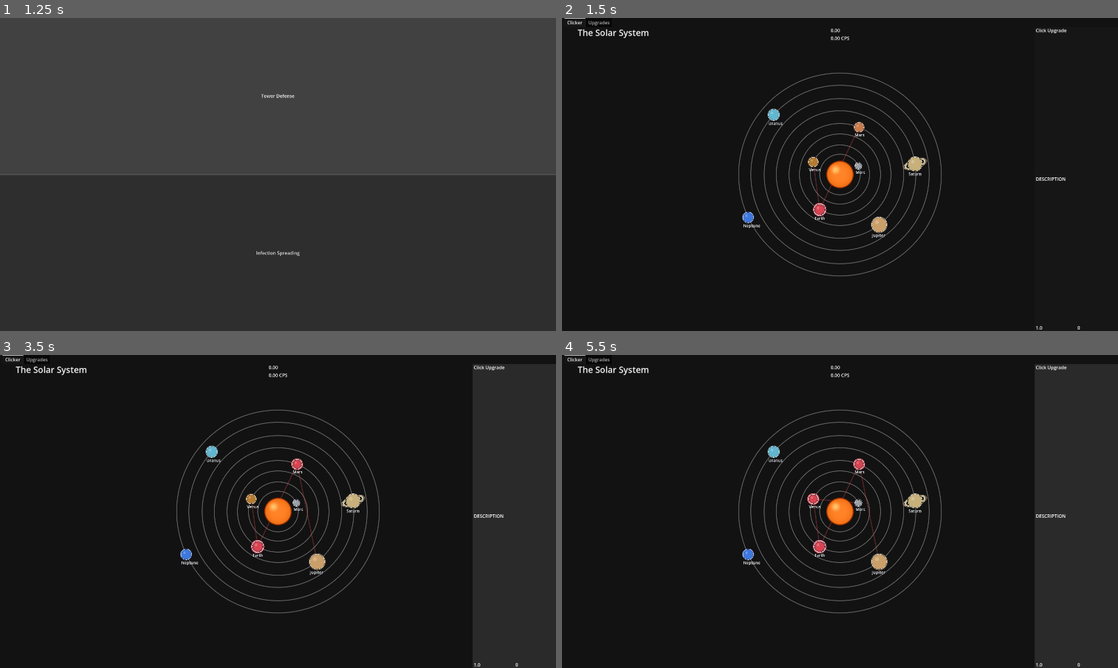
Above: before the commit, frames 1-4 (two rows, left to right).
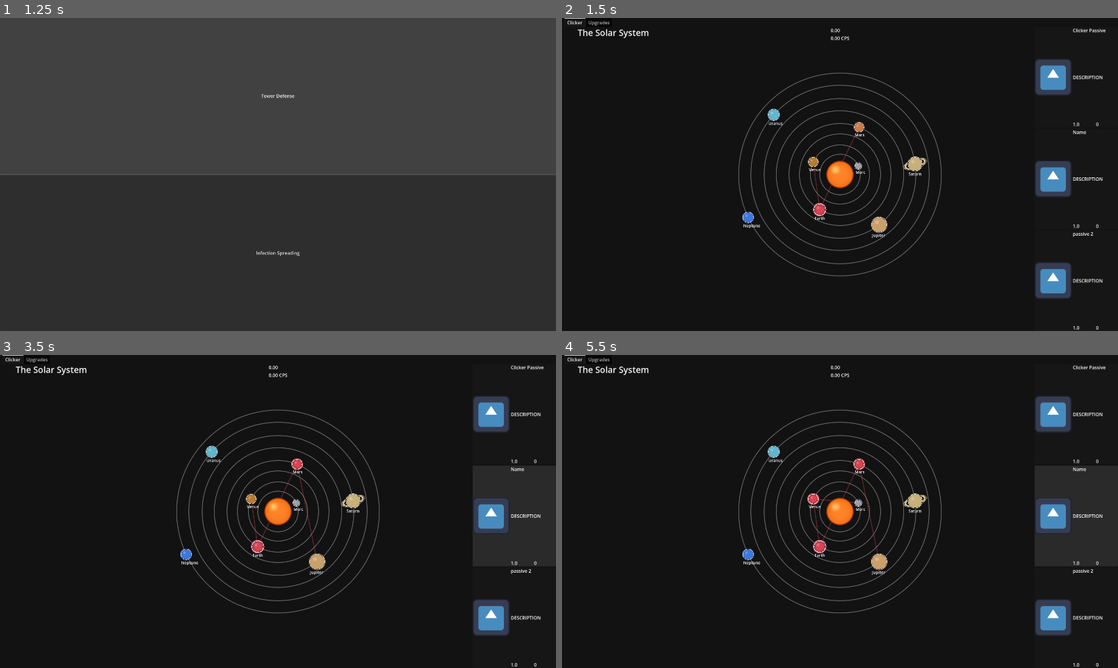
Above: after the commit, the same moments.

Repository: jphulse/591-resource-management
Game: Godot game, scene res://main_menu/main_menu.tscn
The game is run twice, just before and just after one commit, with the same random seed, the same clock (stepped at 60 frames per second) and the same inputs. The project has no main scene, so this scene is started directly. The engine's default icon, where the game draws it, is replaced by a stand-in: a white triangle on a blue panel in a dark square.
Inputs (mouse positions are in pixels of both pictures, inside the frame that each line leads up to; where the layout moved, square brackets give the same spot in the first picture):
- Up to frame 1 (1.25 s): click "Tower Defense" at 0.5 s
- Up to frame 2 (1.5 s): click "Infection Spreading" at 1.25 s
- Up to frame 3 (3.5 s): click (511, 414) [511, 514] at 2 s; click (511, 514) at 2.77 s
- Up to frame 4 (5.5 s): click (1073, 617) at 3.52 s; click (1073, 414) [1073, 514] at 4.25 s; click (1073, 514) at 5.02 s

Frame 1 is identical in both runs. In frame 2, 2.6% of the frame differs, in the area x 85-98%, y 3-100%; in frame 3, 2.4%; in frame 4, 2.4%.

Commit message:
Finished upgrade system for clicker with tree for beta

Diff:
--- a/infection_spreading/clicker/clicker.gd
+++ b/infection_spreading/clicker/clicker.gd
@@ -1,10 +1,12 @@
-extends Panel
+class_name InfectionClicker extends Panel
 
 #region Exported vars
 ## Array of passives, mostly exported for testing
 @export var passives : Array[PlaguePassive] = []
 
 @export var clicker_passive : PlaguePassive
+
+@export var upgrades : ClickerUpgrades = null
 #endregion
 
 #region Local fields
@@ -27,6 +29,8 @@
 var active : bool = false
 ## What the value added to count per click is
 var click_value : float = 1.0
+
+var init_click_value : float = 1.0
 ## Format string for the total label
 var total_label_format : String = "%.02f"
 ## Format string for the score per second label
@@ -84,6 +88,8 @@
 ## Updates the score label to match the total count, done whenever count changes
 func update_score_label() -> void:
 	total_label.text = total_label_format % count
+	if upgrades and upgrades.is_node_ready():
+		upgrades.balance_label.text = total_label.text
 
 ## Updates the score per second label done once a second or when passive_clicks_per_second changes
 func update_score_per_second_label() -> void:
@@ -100,7 +106,8 @@
 #region Helper methods
 
 func _upgrade_click(item : PlaguePassive) -> void:
-	click_value += item.passive_benefit
+	print("UPGRADE", item.passive_benefit, " ",item.count, " ",item.upgrade_mult)
+	click_value = item.get_passive_amount() + init_click_value
 
 func _on_upgrade_pressed(button : ClickerPassiveButton, passive : PlaguePassive) -> void:
 	if count >= passive.cost:
@@ -112,16 +119,33 @@
 			_update_passive_clicks()
 		else:
 			_upgrade_click(passive)
+func tree_upgrade_pressed( passive : PlaguePassive) -> bool:
+	if count >= passive.upgrade_cost:
+		count -= passive.upgrade_cost
+		passive.upgrade()
+		if passive != clicker_passive:
+			_update_passive_clicks()
+		else:
+			init_click_value *= passive.upgrade_mult
+			_upgrade_click(passive)
+
+		return true
+	return false
 
 func _add_button(item: PlaguePassive) -> void:
 	var button : ClickerPassiveButton = upgrade_button_scene.instantiate() as ClickerPassiveButton
+	button.setup(item)
 	upgrade_container.add_child(button)
-	button.setup(item)
+
 	button.pressed.connect(_on_upgrade_pressed.bind(button, item))
 
 func _initialize_buttons() -> void:
+	if upgrades:
+		clicker_passive.bought_first.connect(upgrades._on_passive_bought)
 	_add_button(clicker_passive)
 	for i : PlaguePassive in passives:
+		if upgrades:
+			i.bought_first.connect(upgrades._on_passive_bought)
 		_add_button(i)
 
 
@@ -223,6 +247,7 @@
 
 #region Processing
 func _ready() -> void:
+	init_click_value = click_value
 	_initialize_buttons()
 	_update_passive_clicks()
 	update_score_label()
--- a/infection_spreading/clicker/clicker.tscn
+++ b/infection_spreading/clicker/clicker.tscn
@@ -2,6 +2,7 @@
 
 [ext_resource type="Script" uid="uid://bhnt3nq04fpt8" path="res://infection_spreading/clicker/clicker.gd" id="1_c8eug"]
 [ext_resource type="Script" uid="uid://bc43eqcwiux3n" path="res://infection_spreading/clicker/passive_clicker.gd" id="2_hy3xo"]
+[ext_resource type="Texture2D" uid="uid://c37pm1sxrecbs" path="res://icon.svg" id="3_5y6s2"]
 [ext_resource type="Shader" uid="uid://cpkbqna43nsve" path="res://infection_spreading/clicker/infection_button.gdshader" id="3_8jdh8"]
 
 [sub_resource type="StyleBoxEmpty" id="StyleBoxEmpty_0n0fn"]
@@ -9,11 +10,19 @@
 [sub_resource type="Resource" id="Resource_m3gyo"]
 script = ExtResource("2_hy3xo")
 name = "Name"
+sprite_texture = ExtResource("3_5y6s2")
+metadata/_custom_type_script = "uid://bc43eqcwiux3n"
+
+[sub_resource type="Resource" id="Resource_4e6xj"]
+script = ExtResource("2_hy3xo")
+name = "passive 2"
+sprite_texture = ExtResource("3_5y6s2")
 metadata/_custom_type_script = "uid://bc43eqcwiux3n"
 
 [sub_resource type="Resource" id="Resource_5y6s2"]
 script = ExtResource("2_hy3xo")
-name = "Click Upgrade"
+name = "Clicker Passive"
+sprite_texture = ExtResource("3_5y6s2")
 metadata/_custom_type_script = "uid://bc43eqcwiux3n"
 
 [sub_resource type="CircleShape2D" id="CircleShape2D_4aye0"]
@@ -42,7 +51,7 @@
 mouse_filter = 1
 theme_override_styles/panel = SubResource("StyleBoxEmpty_0n0fn")
 script = ExtResource("1_c8eug")
-passives = Array[ExtResource("2_hy3xo")]([SubResource("Resource_m3gyo")])
+passives = Array[ExtResource("2_hy3xo")]([SubResource("Resource_m3gyo"), SubResource("Resource_4e6xj")])
 clicker_passive = SubResource("Resource_5y6s2")
 metadata/_tab_index = 0
 
--- a/infection_spreading/clicker/clicker_passive/clicker_passive_button.gd
+++ b/infection_spreading/clicker/clicker_passive/clicker_passive_button.gd
@@ -8,29 +8,39 @@
 @onready var quant_label : Label = %CurrentQuantity
 var upgrade_name : String = "" :
 	set(val):
-		name_label.text = val
+		if is_node_ready():
+			name_label.text = val
 		upgrade_name = val
 var upgrade_desc: String = "":
 	set(val):
-		description_label.text = val
+		if is_node_ready():
+			description_label.text = val
 		upgrade_desc = val
 var cost : float = 1.0 :
 	set(val) :
-		cost_label.text = str(val)
+		if is_node_ready():
+
+			cost_label.text = str(val)
 		cost = val
 var count : int = 0:
 	set(val):
-		quant_label.text = str(val)
+		if is_node_ready():
+			quant_label.text = str(val)
 		count = val
 
 
 @export var sprite_texture : Texture2D :
 	set(val):
+
+
 		sprite_texture = val
-		if texture_icon != null:
+		if texture_icon != null and is_node_ready():
 			texture_icon.texture = sprite_texture
 
 func _ready() -> void:
+	name_label.text = upgrade_name
+	cost_label.text = str(cost)
+	quant_label.text = str(count)
 	if sprite_texture != null:
 		texture_icon.texture = sprite_texture
 
--- a/infection_spreading/clicker/passive_clicker.gd
+++ b/infection_spreading/clicker/passive_clicker.gd
@@ -1,4 +1,6 @@
 class_name PlaguePassive extends Resource
+
+signal bought_first(passive : PlaguePassive)
 
 ## The number of this passive item
 @export var count : int = 0
@@ -14,6 +16,18 @@
 @export var cost_mult : float = 1.0
 ## The amount added to cost after buying one increase for linear scaling
 @export var cost_add : float = 1.0
+
+## How much the first upgrade costs
+@export var upgrade_cost : float = 30.0
+
+## How much the upgrade multiplies passive benefit by
+@export var upgrade_mult : float = 2.0
+
+## How much the upgrades cost should increase by multiplies
+@export var upgrade_cost_mult : float = 2.0
+
+## How much the upgrade cost should increase adds
+@export var upgrade_cost_add : float = 0.0
 
 ## Gets the passive amount (per second) gained by this item for all copies
 func get_passive_amount() -> float:
@@ -36,3 +50,10 @@
 	count += 1
 	cost += cost_add
 	cost *= cost_mult
+	if count == 1:
+		bought_first.emit(self)
+
+func upgrade() -> void:
+	passive_benefit *= upgrade_mult
+	upgrade_cost += upgrade_cost_add
+	upgrade_cost *= upgrade_cost_mult
--- a/infection_spreading/ui/clicker_upgrades.gd
+++ /dev/null
@@ -1,11 +0,0 @@
-extends Panel
-
-
-# Called when the node enters the scene tree for the first time.
-func _ready() -> void:
-	pass # Replace with function body.
-
-
-# Called every frame. 'delta' is the elapsed time since the previous frame.
-func _process(delta: float) -> void:
-	pass
--- a/infection_spreading/ui/main_ui.tscn
+++ b/infection_spreading/ui/main_ui.tscn
@@ -2,8 +2,7 @@
 
 [ext_resource type="Script" uid="uid://cgcs6sq0f7wgf" path="res://infection_spreading/ui/tab_container.gd" id="1_glgr5"]
 [ext_resource type="PackedScene" uid="uid://8xasmib8wj0k" path="res://infection_spreading/clicker/clicker.tscn" id="2_8v3b7"]
-[ext_resource type="Script" uid="uid://bc43eqcwiux3n" path="res://infection_spreading/clicker/passive_clicker.gd" id="3_xpojc"]
-[ext_resource type="Script" uid="uid://de7hbcn1psjwx" path="res://infection_spreading/ui/clicker_upgrades.gd" id="4_4c0v7"]
+[ext_resource type="PackedScene" uid="uid://bkojlxsmms5e6" path="res://infection_spreading/ui/upgrades/clicker_upgrades.tscn" id="4_4c0v7"]
 
 [sub_resource type="StyleBoxEmpty" id="StyleBoxEmpty_1b4vf"]
 
@@ -27,23 +26,14 @@
 current_tab = 0
 script = ExtResource("1_glgr5")
 
-[node name="Clicker" parent="TabContainer" unique_id=1813294204 instance=ExtResource("2_8v3b7")]
+[node name="Clicker" parent="TabContainer" unique_id=1813294204 node_paths=PackedStringArray("upgrades") instance=ExtResource("2_8v3b7")]
 layout_mode = 2
-passives = Array[ExtResource("3_xpojc")]([])
+upgrades = NodePath("../Upgrades")
 
-[node name="Upgrades" type="Panel" parent="TabContainer" unique_id=514701076]
+[node name="Upgrades" parent="TabContainer" unique_id=982833850 node_paths=PackedStringArray("clicker") instance=ExtResource("4_4c0v7")]
 visible = false
 layout_mode = 2
-script = ExtResource("4_4c0v7")
-metadata/_tab_index = 1
-
-[node name="GraphEdit" type="GraphEdit" parent="TabContainer/Upgrades" unique_id=419650698]
-layout_mode = 1
-anchors_preset = 15
-anchor_right = 1.0
-anchor_bottom = 1.0
-grow_horizontal = 2
-grow_vertical = 2
+clicker = NodePath("../Clicker")
 
 [connection signal="resized" from="TabContainer" to="TabContainer" method="_on_resized"]
 [connection signal="tab_changed" from="TabContainer" to="TabContainer" method="_on_tab_changed"]
--- /dev/null
+++ b/infection_spreading/ui/upgrades/clicker_tree_upgrade.gd
@@ -0,0 +1,18 @@
+class_name ClickerTreeButton extends TextureButton
+
+@export var minimum_size : Vector2 = Vector2(128.0, 128.0)
+
+
+# Called when the node enters the scene tree for the first time.
+func _ready() -> void:
+	self.custom_minimum_size = minimum_size
+	stretch_mode = TextureButton.STRETCH_SCALE
+	ignore_texture_size = true
+	size_flags_horizontal = Control.SIZE_SHRINK_CENTER
+	size_flags_vertical = Control.SIZE_SHRINK_CENTER
+	update_minimum_size()
+
+
+# Called every frame. 'delta' is the elapsed time since the previous frame.
+func _process(delta: float) -> void:
+	pass
--- /dev/null
+++ b/infection_spreading/ui/upgrades/clicker_upgrades.gd
@@ -0,0 +1,87 @@
+class_name ClickerUpgrades extends Panel
+
+@onready var line_layer : Control = %LineLayer
+@onready var upgrade_holder : HBoxContainer = %UpgradeHolder
+@onready var balance_label : Label = %Balance
+
+
+@export var clicker : InfectionClicker = null
+@export var minimum_vertical_sep : int = 24
+@export var minimum_horizontal_sep : int = 24
+
+func _ready() -> void:
+	upgrade_holder.add_theme_constant_override("separation", minimum_horizontal_sep)
+
+	for child in upgrade_holder.get_children():
+		if child is VBoxContainer:
+			child.sort_children.connect(update_lines)
+
+#func _notification(what: int) -> void:
+	#if what == NOTIFICATION_RESIZED and is_node_ready():
+		#print("Resized")
+		#update_lines()
+	#
+
+
+func update_lines() -> void:
+	for child in line_layer.get_children():
+		child.queue_free()
+
+	for column in upgrade_holder.get_children():
+		if column is VBoxContainer:
+			connect_buttons_vertically(column)
+
+
+func connect_buttons_vertically(column: VBoxContainer) -> void:
+	var buttons: Array[Control] = []
+
+	for child in column.get_children():
+		if child is TextureButton:
+			buttons.append(child)
+
+	for i in range(buttons.size() - 1):
+		draw_connection(buttons[i], buttons[i + 1])
+
+
+func draw_connection(a: Control, b: Control) -> void:
+	var line := Line2D.new()
+	line.width = 4.0
+	line.default_color = Color.WHITE
+	line_layer.add_child(line)
+
+	var a_center_global := a.global_position + a.size * 0.5
+	var b_center_global := b.global_position + b.size * 0.5
+
+	line.add_point(line.to_local(a_center_global))
+	line.add_point(line.to_local(b_center_global))
+
+
+func _on_passive_bought(passive : PlaguePassive) -> void:
+	var vbox : VBoxContainer = VBoxContainer.new()
+	vbox.size_flags_horizontal = Control.SIZE_EXPAND_FILL
+	vbox.size_flags_vertical = Control.SIZE_EXPAND_FILL
+	vbox.sort_children.connect(update_lines)
+	upgrade_holder.add_child(vbox)
+	vbox.add_theme_constant_override("separation", minimum_vertical_sep)
+	var label : Label = Label.new()
+	label.horizontal_alignment = HORIZONTAL_ALIGNMENT_CENTER
+	label.vertical_alignment = VERTICAL_ALIGNMENT_CENTER
+	label.text = str(passive.upgrade_cost)
+	vbox.add_child(label)
+	var button : ClickerTreeButton = ClickerTreeButton.new()
+	button.pressed.connect(_on_upgrade_pressed.bind(vbox, button, passive, label))
+	button.texture_normal = passive.sprite_texture
+
+	vbox.add_child(button)
+	update_lines()
+
+func _on_upgrade_pressed(vbox : VBoxContainer, button : ClickerTreeButton, passive : PlaguePassive, label : Label) -> void:
+	if clicker:
+		if clicker.tree_upgrade_pressed(passive):
+			button.disabled = true
+			var next_button : ClickerTreeButton = ClickerTreeButton.new()
+			next_button.pressed.connect(_on_upgrade_pressed.bind(vbox, next_button, passive, label))
+			next_button.texture_normal = passive.sprite_texture
+			vbox.add_child(next_button)
+			label.text = str(passive.upgrade_cost)
+			draw_connection.call_deferred(button, next_button)
--- /dev/null
+++ b/infection_spreading/ui/upgrades/clicker_upgrades.tscn
@@ -0,0 +1,43 @@
+[gd_scene format=3 uid="uid://bkojlxsmms5e6"]
+
+[ext_resource type="Script" uid="uid://de7hbcn1psjwx" path="res://infection_spreading/ui/upgrades/clicker_upgrades.gd" id="1_nolpv"]
+
+[node name="Upgrades" type="Panel" unique_id=982833850]
+anchors_preset = 15
+anchor_right = 1.0
+anchor_bottom = 1.0
+grow_horizontal = 2
+grow_vertical = 2
+script = ExtResource("1_nolpv")
+metadata/_tab_index = 1
+
+[node name="ScrollContainer" type="ScrollContainer" parent="." unique_id=1209907324]
+layout_mode = 1
+anchors_preset = 15
+anchor_right = 1.0
+anchor_bottom = 1.0
+grow_horizontal = 2
+grow_vertical = 2
+
+[node name="MarginContainer" type="MarginContainer" parent="ScrollContainer" unique_id=496212436]
+layout_mode = 2
+size_flags_horizontal = 3
+size_flags_vertical = 3
+
+[node name="LineLayer" type="Control" parent="ScrollContainer/MarginContainer" unique_id=177358572]
+unique_name_in_owner = true
+layout_mode = 2
+
+[node name="VBoxContainer" type="VBoxContainer" parent="ScrollContainer/MarginContainer" unique_id=1619173105]
+layout_mode = 2
+
+[node name="Balance" type="Label" parent="ScrollContainer/MarginContainer/VBoxContainer" unique_id=1205586713]
+unique_name_in_owner = true
+layout_mode = 2
+size_flags_horizontal = 4
+horizontal_alignment = 1
+
+[node name="UpgradeHolder" type="HBoxContainer" parent="ScrollContainer/MarginContainer/VBoxContainer" unique_id=267969908]
+unique_name_in_owner = true
+layout_mode = 2
+size_flags_vertical = 3
--- /dev/null
+++ b/infection_spreading/ui/upgrades/line_layer.gd
@@ -0,0 +1 @@
+extends Control
Not shown, added: infection_spreading/ui/upgrades/clicker_tree_upgrade.gd.uid
Renamed: infection_spreading/ui/clicker_upgrades.gd.uid -> infection_spreading/ui/upgrades/clicker_upgrades.gd.uid
Not shown, added: infection_spreading/ui/upgrades/line_layer.gd.uid
